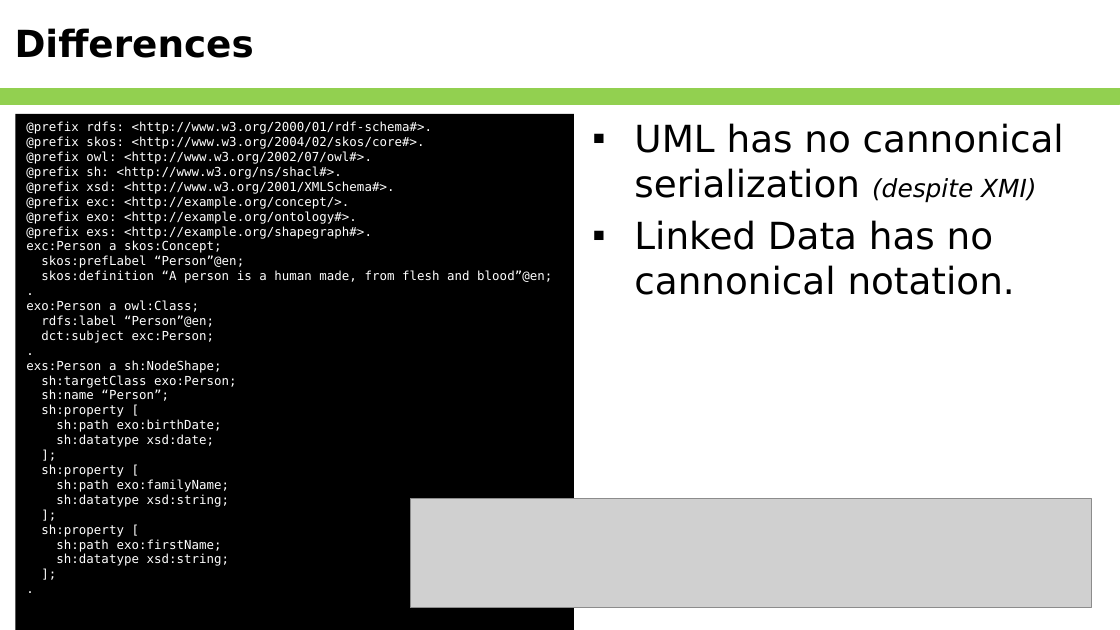
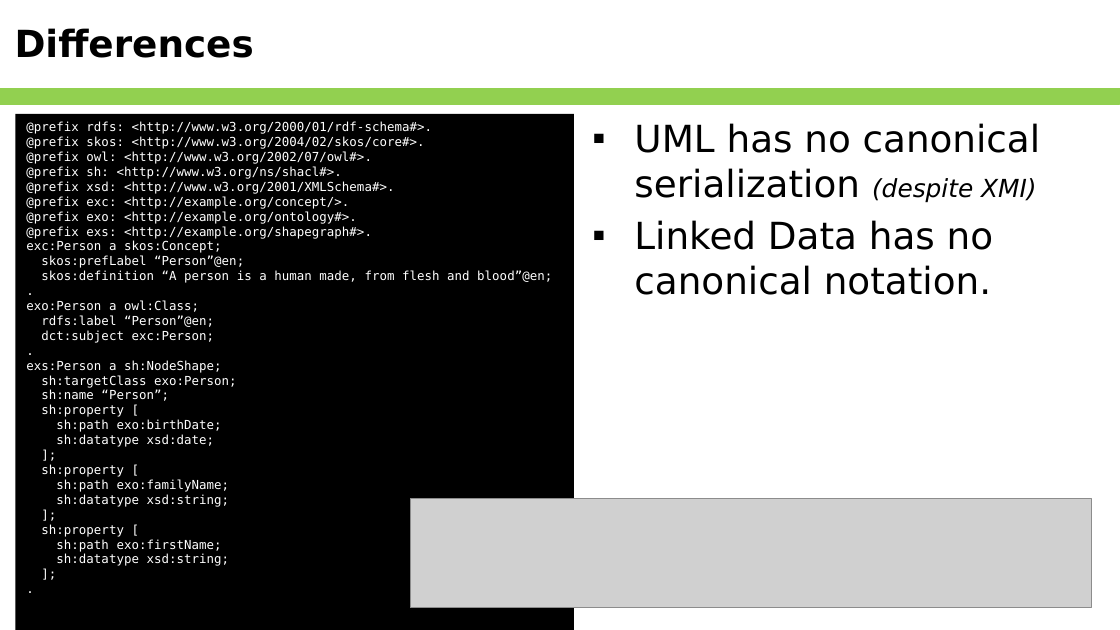
Before and after one commit to Geonovum/NEN3610-Linkeddata, a slide deck: slide 11 of Presentations/NEN3610-LD and ISO19103.pptx. Drawn at 1120x630 pixels with LibreOffice and Linux fonts; fonts in the diff are those of the drawing; grey boxes stand for pictures; background and template pictures are left out. Boxes give left, top, right and bottom in pixels: in the first picture for what was removed or moved away, otherwise in the second. Text is boxed around its words. In the diff, an @@ line names an element or a change of style, - is before the commit and + after.

Commit message:
Final version

```diff
--- a/Presentations/NEN3610-LD and ISO19103.pptx
+++ b/Presentations/NEN3610-LD and ISO19103.pptx
@@ text at box(634, 123, 1041, 295): text changed @@
-▪ UML has no cannonical serialization (despite XMI)
-▪ Linked Data has no cannonical notation.
+▪ UML has no canonical serialization (despite XMI)
+▪ Linked Data has no canonical notation.
```
Also in this commit, not shown: 4 other slides changed, 16 slides added, 4 slides removed.
